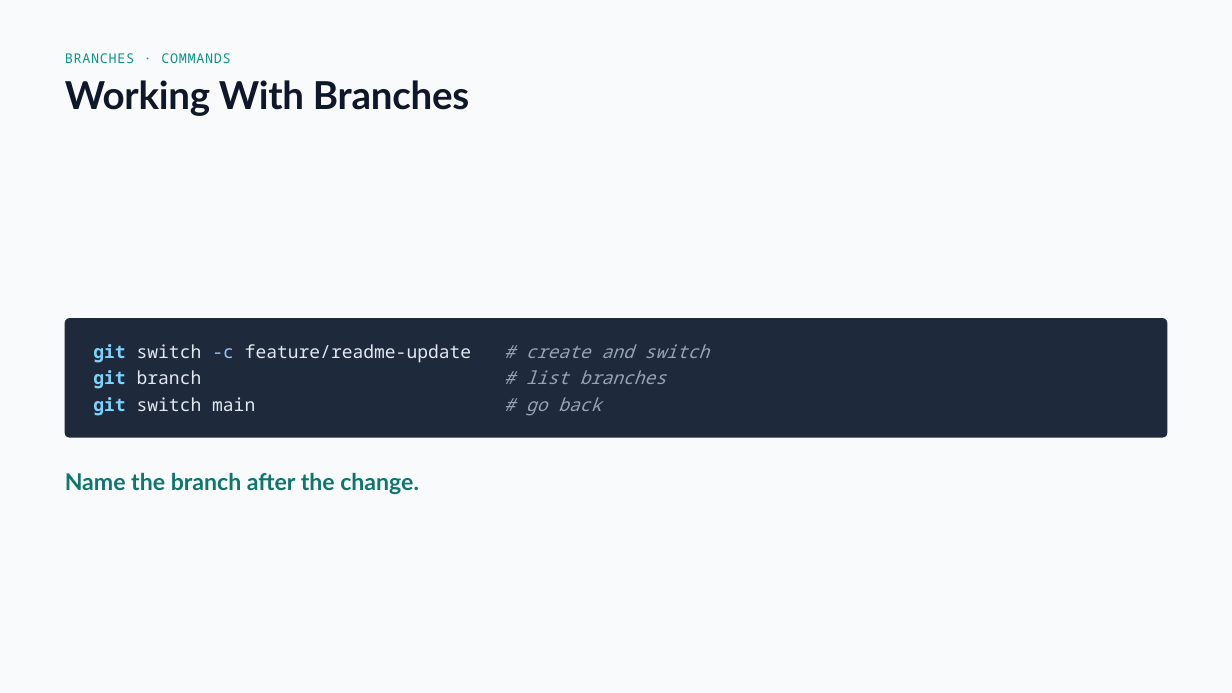
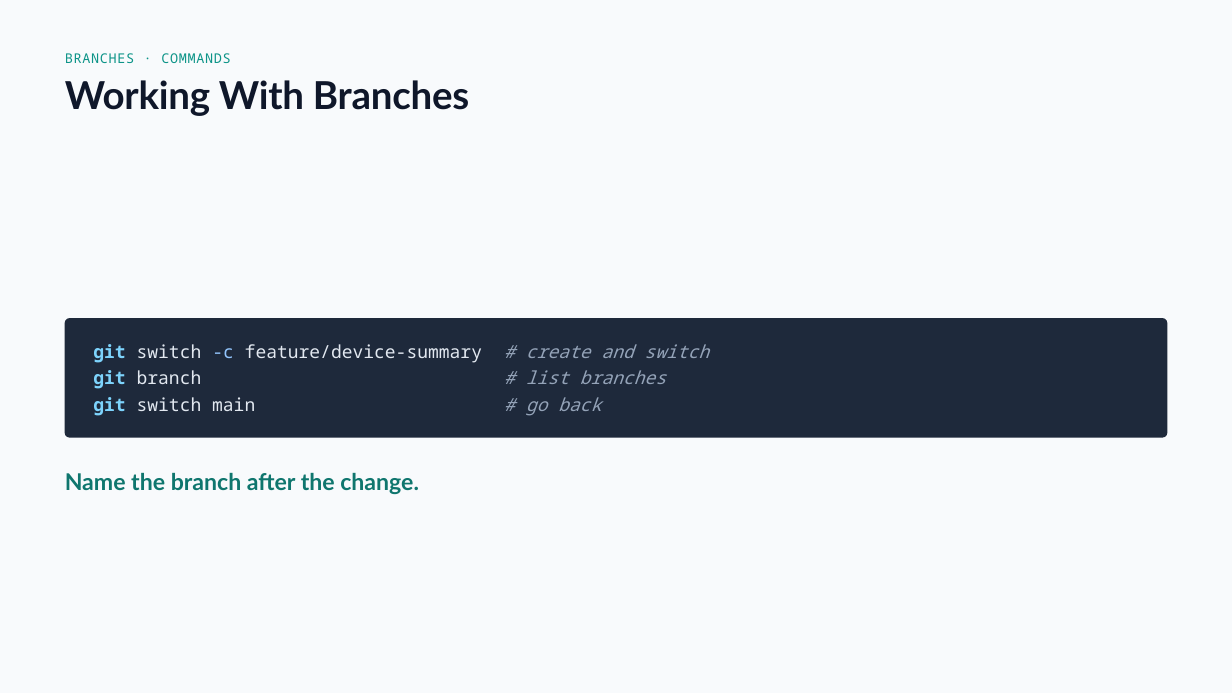
Before and after one commit to drweihungpan-lab/3R-teaching, a slide deck: slide 33 of materials/slides/session-2.pptx (slide 29 before the commit). Drawn at 1232x693 pixels with LibreOffice and Linux fonts; fonts in the diff are those of the drawing. Boxes give left, top, right and bottom in pixels: in the first picture for what was removed or moved away, otherwise in the second. Text is boxed around its words. In the diff, an @@ line names an element or a change of style, - is before the commit and + after.

```diff
--- a/materials/slides/session-2.pptx
+++ b/materials/slides/session-2.pptx
@@ text at (93,344,709,363): text changed @@
-git switch -c feature/readme-update # create and switch
+git switch -c feature/device-summary # create and switch
```
Also in this commit, not shown: 9 other slides changed, 18 slides added, 10 slides removed, 2 other files.
